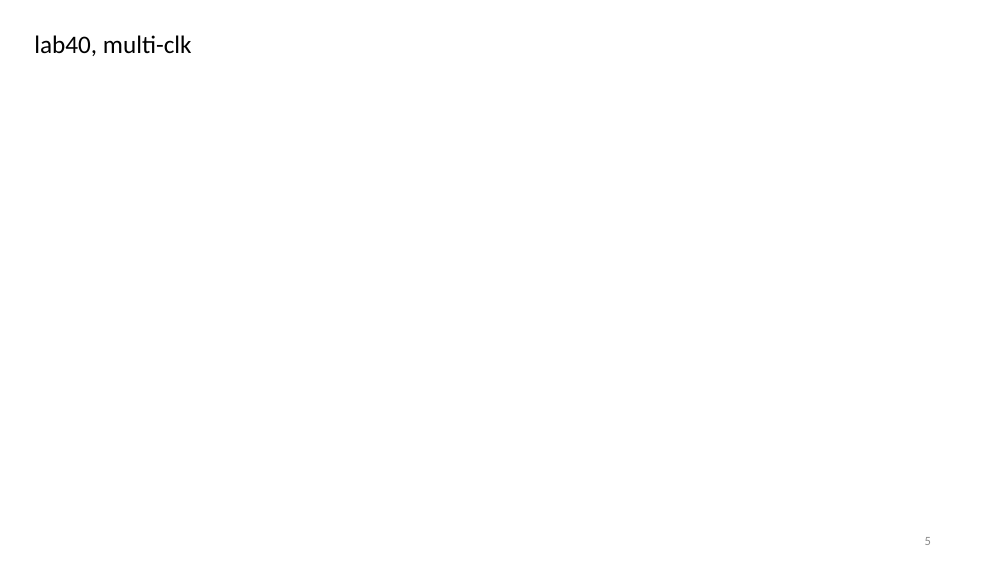
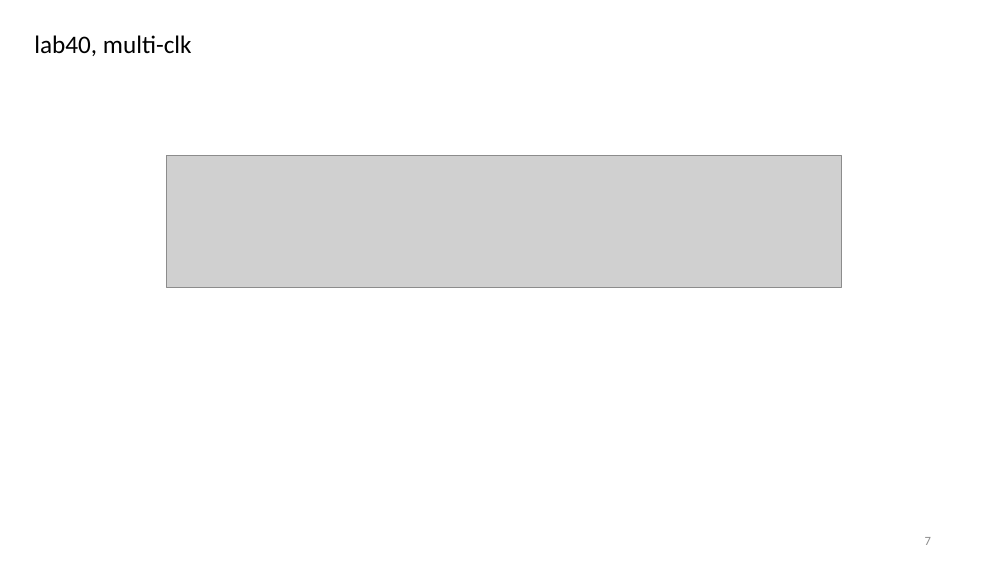
Before and after one commit to r06942072/study_sv, a slide deck: slide 7 of note.pptx (slide 5 before the commit). Drawn at 1008x567 pixels with LibreOffice and Linux fonts; fonts in the diff are those of the drawing; grey boxes stand for pictures. Boxes give left, top, right and bottom in pixels: in the first picture for what was removed or moved away, otherwise in the second. Text is boxed around its words. In the diff, an @@ line names an element or a change of style, - is before the commit and + after.

```diff
--- a/note.pptx
+++ b/note.pptx
@@ picture added at (166, 155, 842, 287) @@
@@ page number at (925, 537, 931, 545): text changed @@
-5
+7
```
Also in this commit, not shown: 8 slides added, 2 slides removed, 5 other files.
